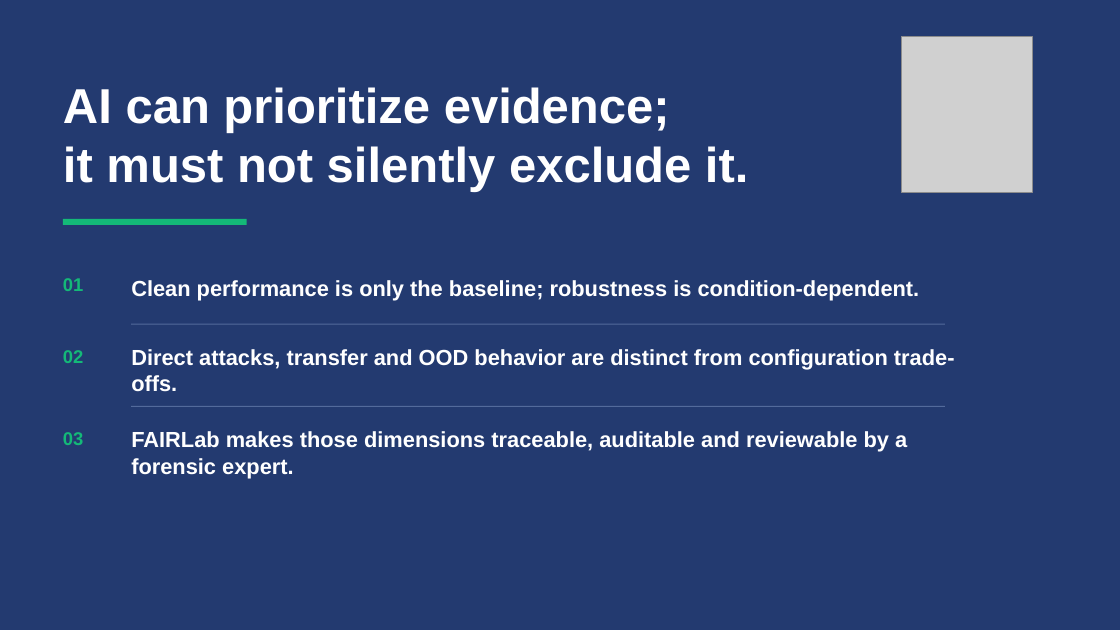
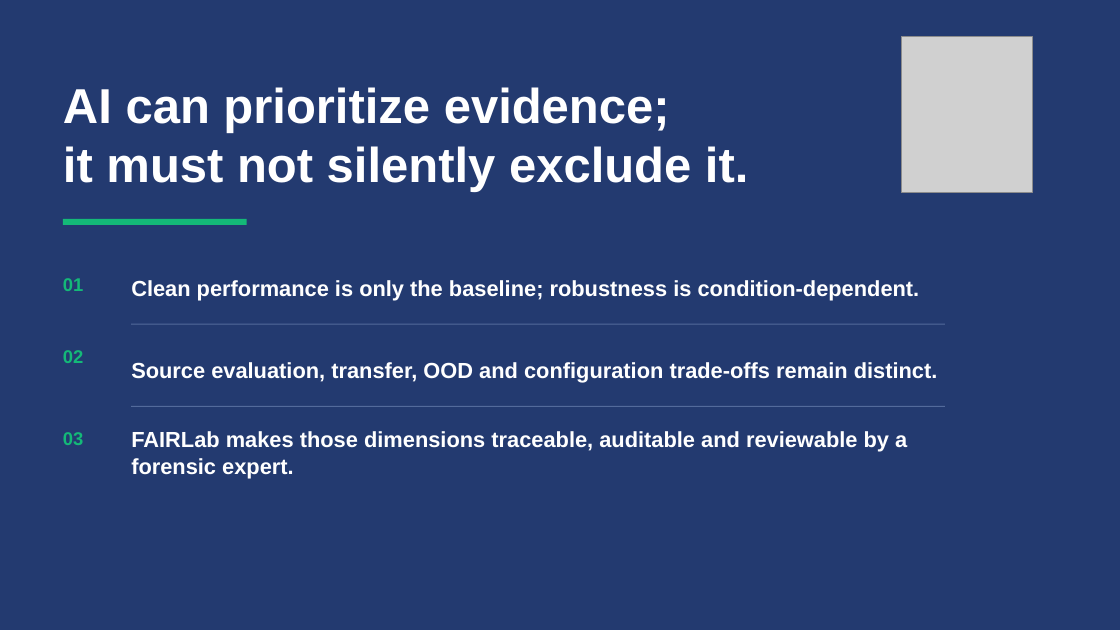
Before and after one commit to lmolinario/Molinario_Thesis_Defense_2026, a slide deck: slide 15 of Molinario_Thesis_Defense_2026.pptx. Drawn at 1120x630 pixels with LibreOffice and Linux fonts; fonts in the diff are those of the drawing; grey boxes stand for pictures. Boxes give left, top, right and bottom in pixels: in the first picture for what was removed or moved away, otherwise in the second. Text is boxed around its words. In the diff, an @@ line names an element or a change of style, - is before the commit and + after.

```diff
--- a/Molinario_Thesis_Defense_2026.pptx
+++ b/Molinario_Thesis_Defense_2026.pptx
@@ text at (131,362,938,383): text changed @@
-Direct attacks, transfer and OOD behavior are distinct from configuration trade-offs.
+Source evaluation, transfer, OOD and configuration trade-offs remain distinct.
```
Also in this commit, not shown: 9 other slides changed, 2 other files.
